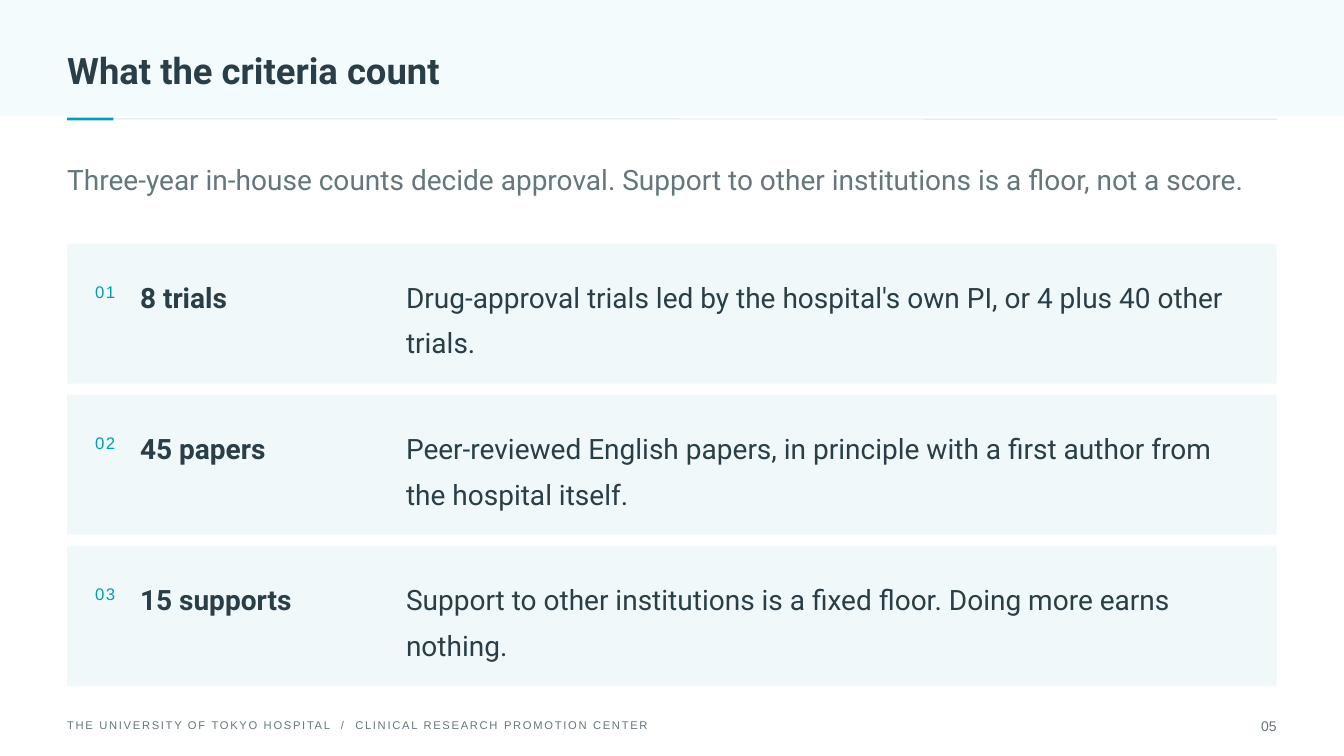
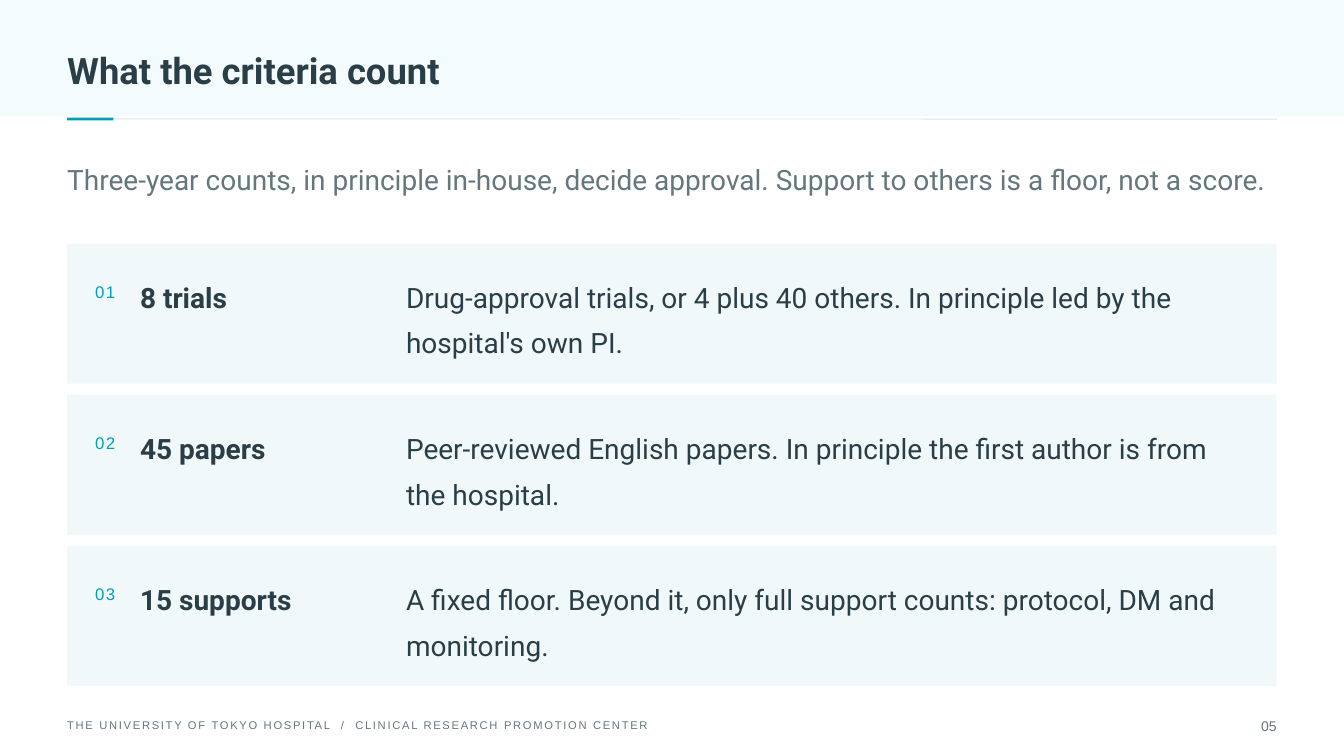
Before and after one commit to utokyo-crpc/slides, a slide deck: slide 5 of 20261008-vanderbilt/deck-16x9.pptx. Drawn at 1344x756 pixels with LibreOffice and Linux fonts; fonts in the diff are those of the drawing. Boxes give left, top, right and bottom in pixels: in the first picture for what was removed or moved away, otherwise in the second. Text is boxed around its words. In the diff, an @@ line names an element or a change of style, - is before the commit and + after.

```diff
--- a/20261008-vanderbilt/deck-16x9.pptx
+++ b/20261008-vanderbilt/deck-16x9.pptx
@@ text at bbox=[67, 168, 1265, 196]: text changed @@
-Three-year in-house counts decide approval. Support to other institutions is a floor, not a score.
+Three-year counts, in principle in-house, decide approval. Support to others is a floor, not a score.
@@ text at bbox=[406, 287, 1171, 359]: text changed @@
-Drug-approval trials led by the hospital's own PI, or 4 plus 40 other trials.
+Drug-approval trials, or 4 plus 40 others. In principle led by the hospital's own PI.
@@ text at bbox=[406, 437, 1207, 511]: text changed @@
-Peer-reviewed English papers, in principle with a first author from the hospital itself.
+Peer-reviewed English papers. In principle the first author is from the hospital.
@@ text at bbox=[406, 588, 1214, 662]: text changed @@
-Support to other institutions is a fixed floor. Doing more earns nothing.
+A fixed floor. Beyond it, only full support counts: protocol, DM and monitoring.
```
Also in this commit, not shown: 3 other slides changed, 5 other files.
